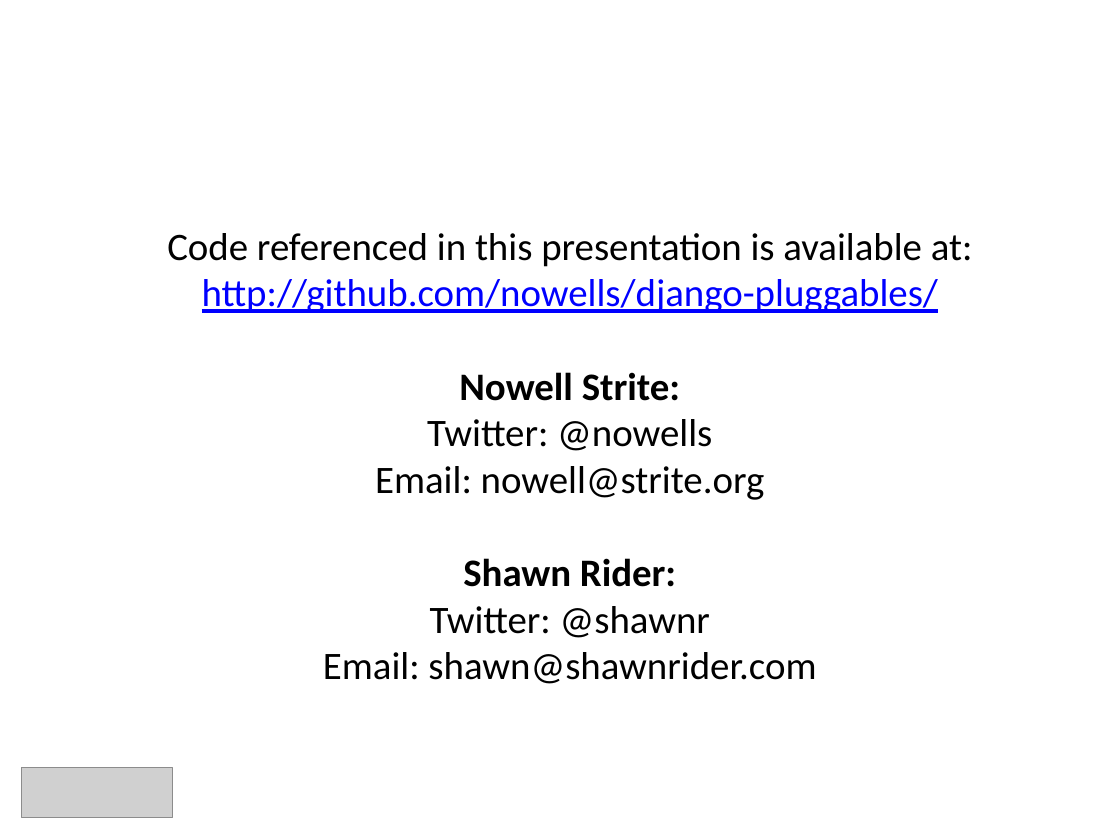
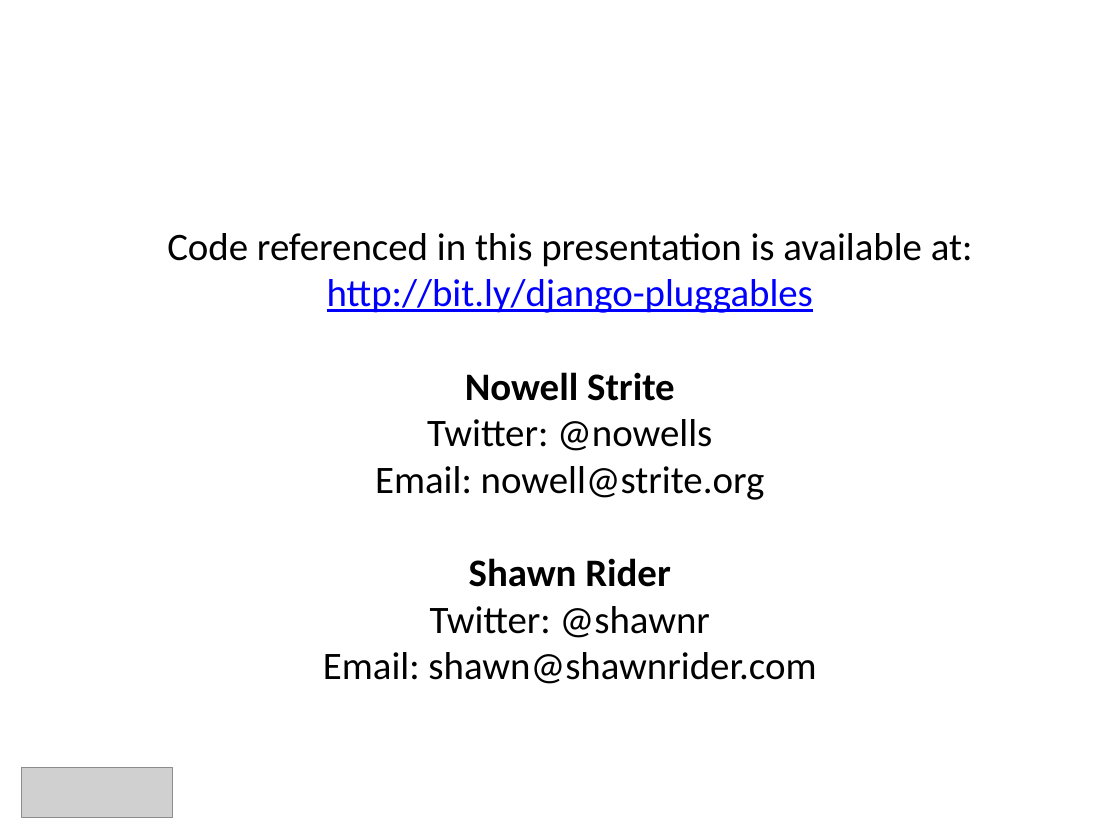
Before and after one commit to nowells/django-pluggables, a slide deck: slide 27 of docs/djangocon-09-presentation-shawnr-nowells.pptx (slide 24 before the commit). Drawn at 1120x840 pixels with LibreOffice and Linux fonts; fonts in the diff are those of the drawing; grey boxes stand for pictures; background and template pictures are left out. Boxes give left, top, right and bottom in pixels: in the first picture for what was removed or moved away, otherwise in the second. Text is boxed around its words. In the diff, an @@ line names an element or a change of style, - is before the commit and + after.

```diff
--- a/docs/djangocon-09-presentation-shawnr-nowells.pptx
+++ b/docs/djangocon-09-presentation-shawnr-nowells.pptx
@@ text at (327,279,813,401): text changed @@
-http://github.com/nowells/django-pluggables/
-Nowell Strite:
+http://bit.ly/django-pluggables
+Nowell Strite
@@ text at (469,558,670,587): text changed @@
-Shawn Rider:
+Shawn Rider
```
Also in this commit, not shown: 6 other slides changed, 4 slides added, 1 slide removed.
